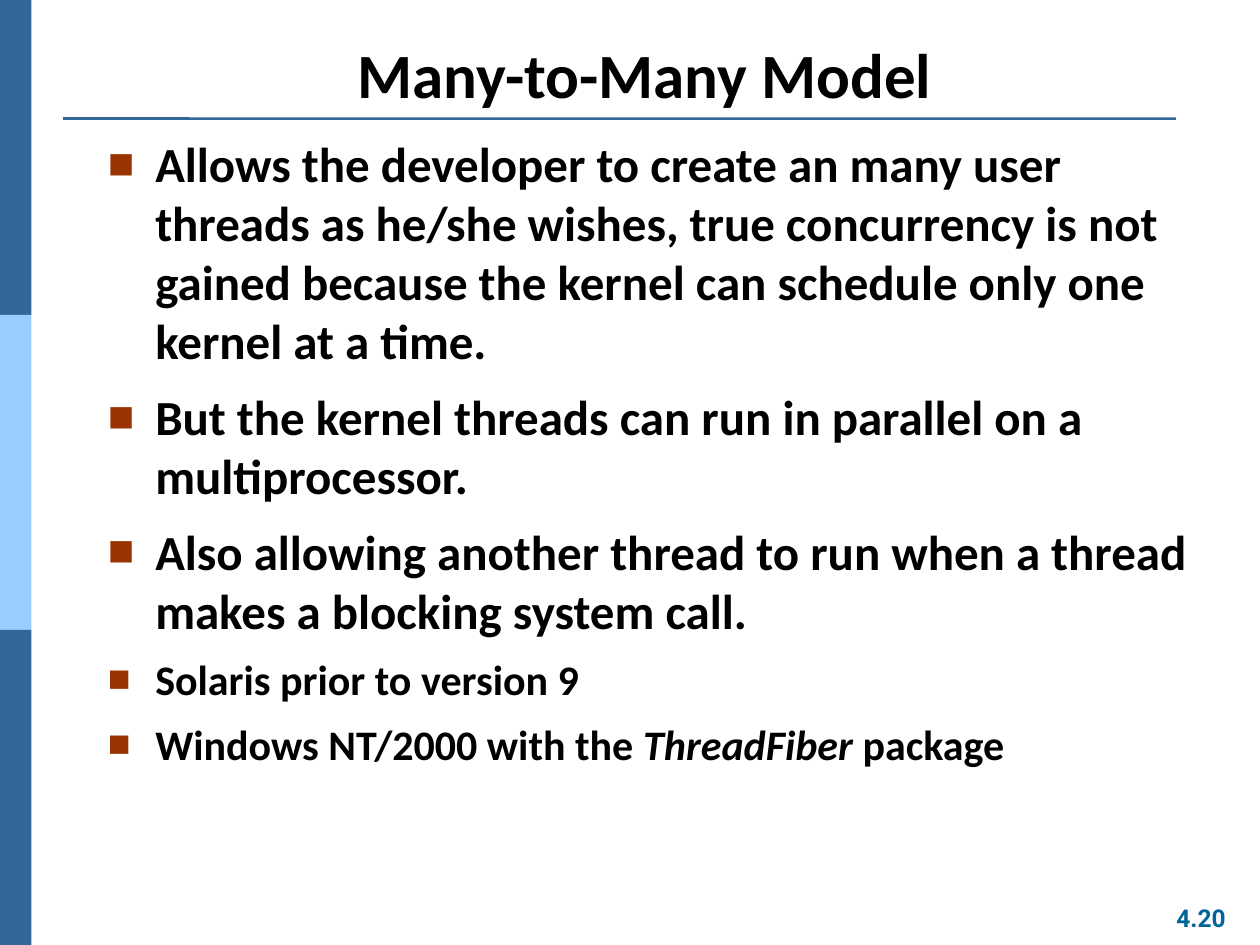
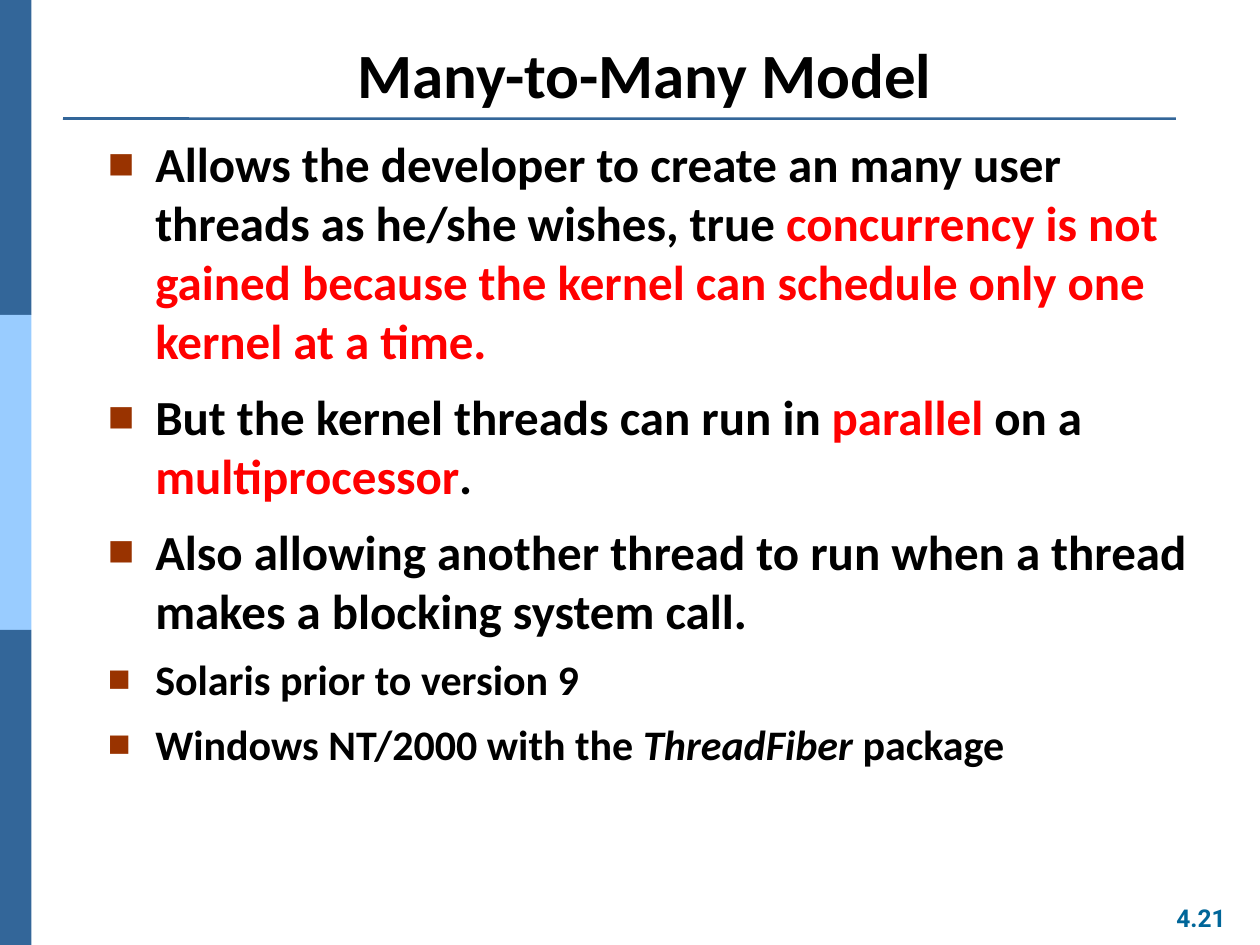
Before and after one commit to Yang09701194/OS_Learning, a slide deck: slide 21 of ch04.pptx (slide 20 before the commit). Drawn at 1260x945 pixels with LibreOffice and Linux fonts; fonts in the diff are those of the drawing. Boxes give left, top, right and bottom in pixels: in the first picture for what was removed or moved away, otherwise in the second. Text is boxed around its words. In the diff, an @@ line names an element or a change of style, - is before the commit and + after.

```diff
--- a/ch04.pptx
+++ b/ch04.pptx
@@ text at (155, 147, 1158, 502): text colour #000000 to #FF0000 in "concurrency is not gained because the kernel ...", "parallel multiprocessor." @@
@@ page number at (1176, 909, 1225, 927): text changed @@
-4.20
+4.21
```
Also in this commit, not shown: 5 other slides changed, 1 slide added.
